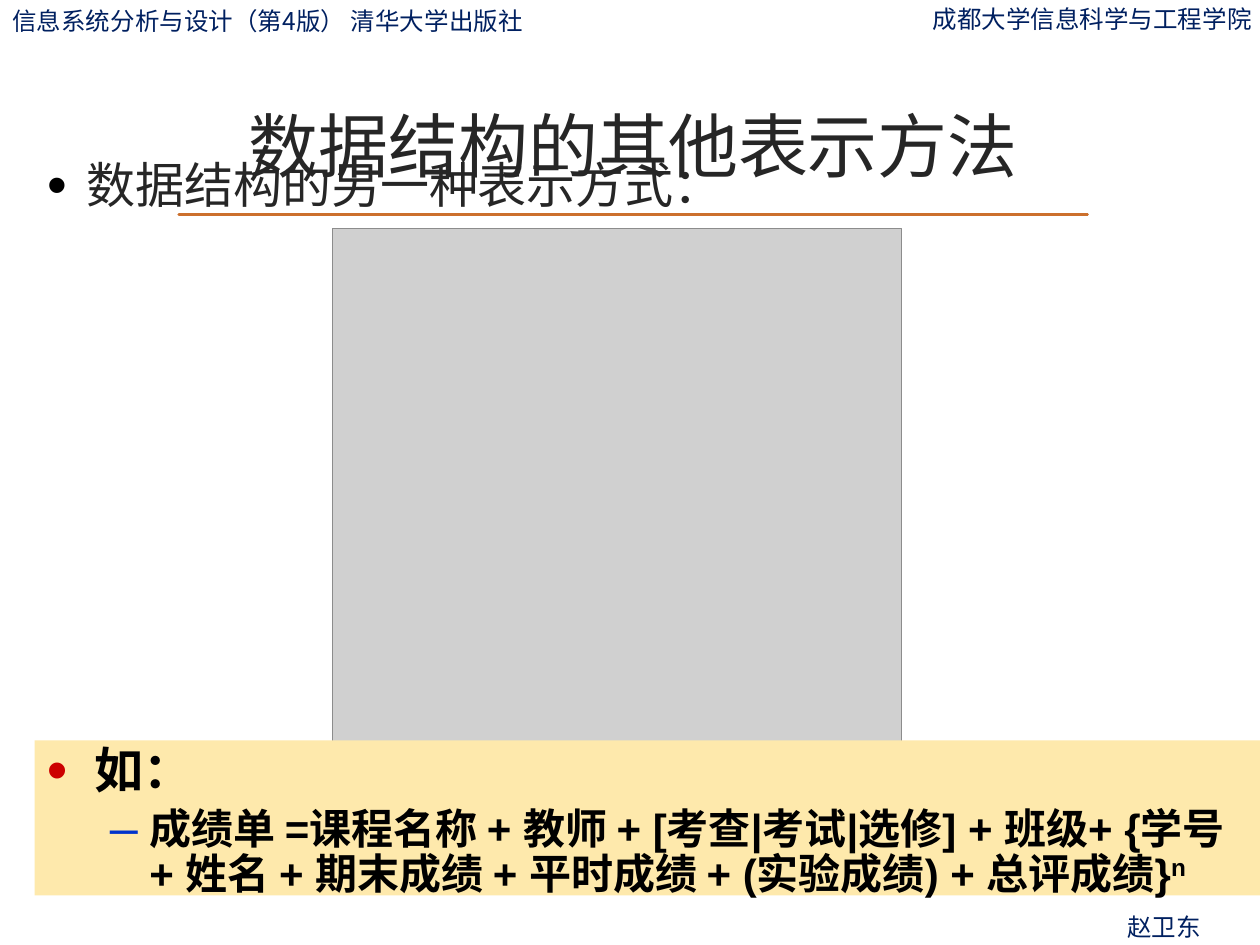
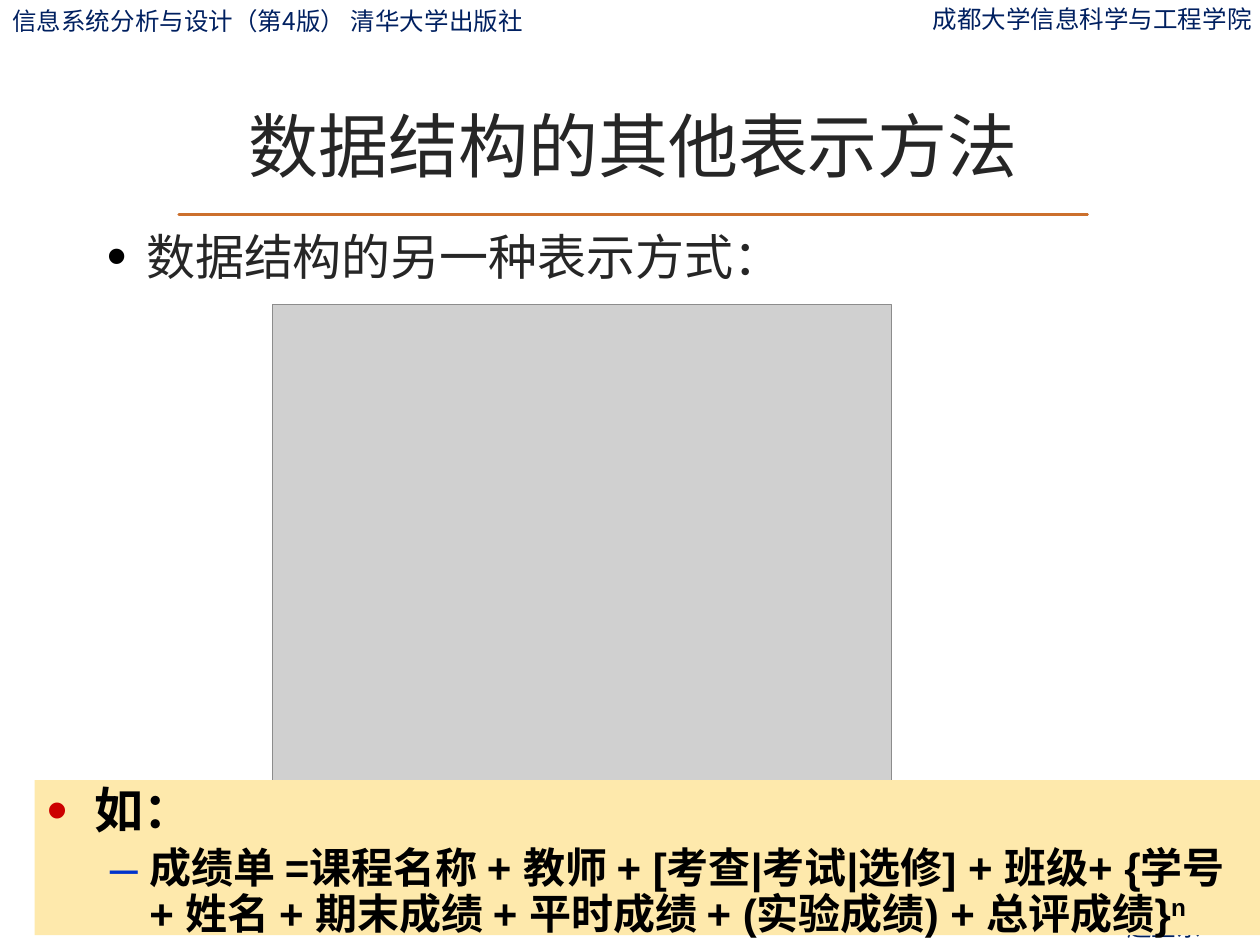
Before and after one commit to ylfagh/is_analysis-1, a slide deck: slide 94 of ppt/第6章-流程建模.pptx. Drawn at 1260x945 pixels with LibreOffice and Linux fonts; fonts in the diff are those of the drawing; grey boxes stand for pictures; background and template pictures are left out. Boxes give left, top, right and bottom in pixels: in the first picture for what was removed or moved away, otherwise in the second. Text is boxed around its words. In the diff, an @@ line names an element or a change of style, - is before the commit and + after.

```diff
--- a/ppt/第6章-流程建模.pptx
+++ b/ppt/第6章-流程建模.pptx
@@ text "数据结构的另一种表示方式：" rewrapped from bbox=[87, 154, 723, 216] to bbox=[146, 233, 782, 279] @@
@@ picture: place and size @@
-picture at bbox=[333, 228, 902, 790]
+picture at bbox=[273, 305, 892, 781]
@@ rectangle "如：": place and size @@
-rectangle "如：" at bbox=[34, 741, 1260, 896]
+rectangle "如：" at bbox=[34, 780, 1260, 935]
```
Also in this commit, not shown: 51 other slides changed, 30 slides removed.
